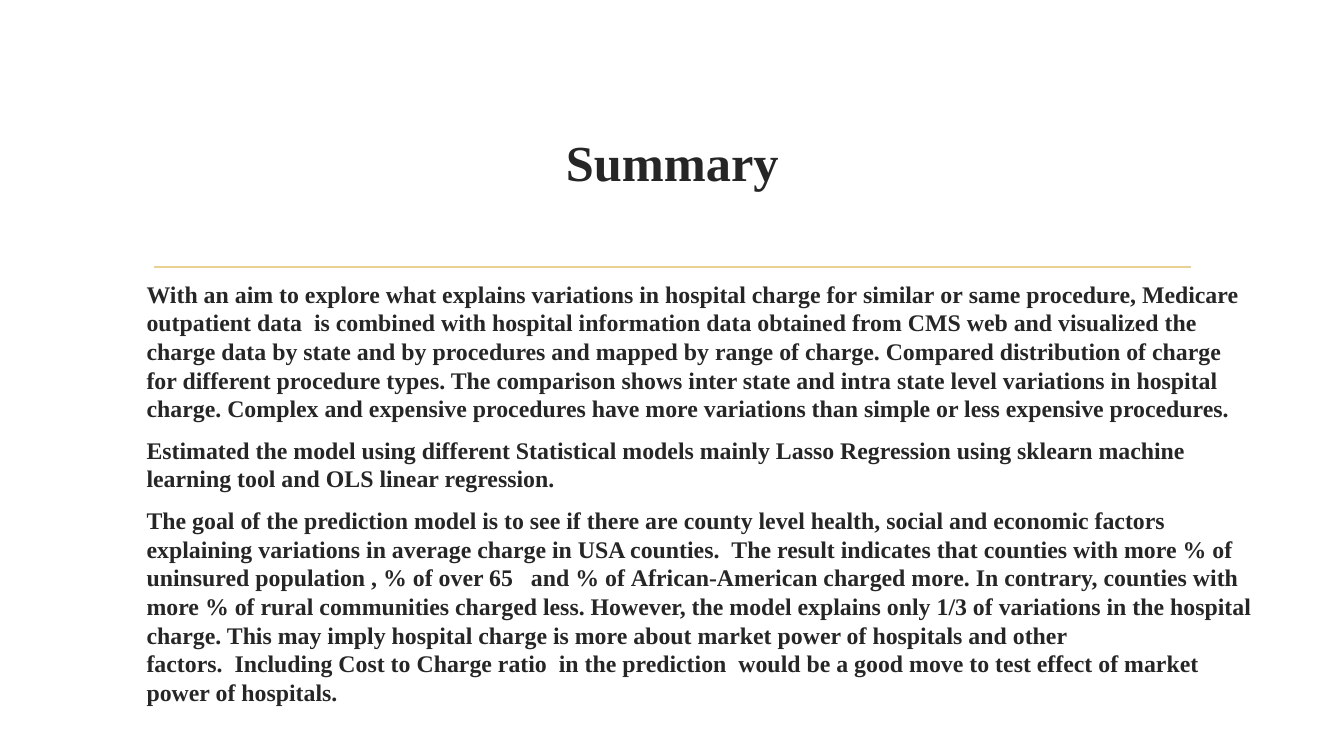
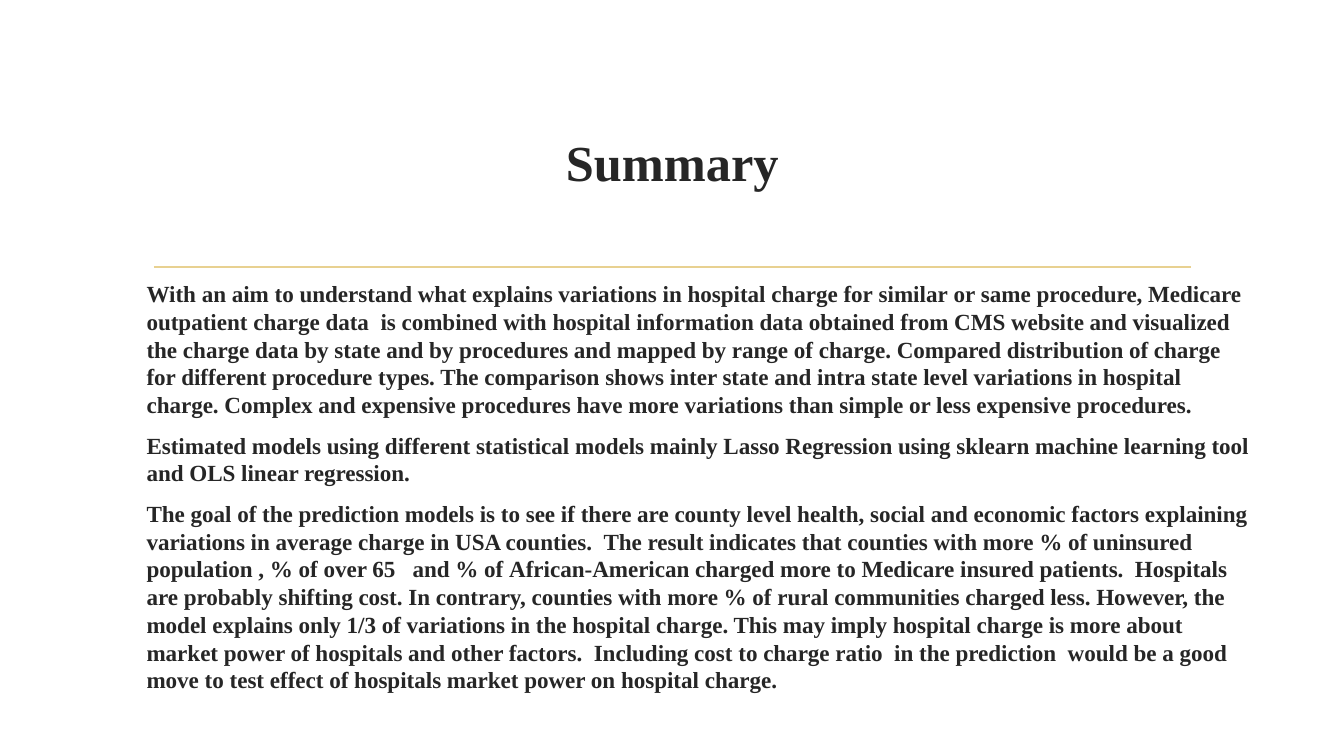
Before and after one commit to asidamo/Variations_In_Hospital_Charges_In_USA, a slide deck: slide 2 of Capstone Presentation.pptx. Drawn at 1344x756 pixels with LibreOffice and Linux fonts; fonts in the diff are those of the drawing; background and template pictures are left out. Boxes give left, top, right and bottom in pixels: in the first picture for what was removed or moved away, otherwise in the second. Text is boxed around its words. In the diff, an @@ line names an element or a change of style, - is before the commit and + after.

```diff
--- a/Capstone Presentation.pptx
+++ b/Capstone Presentation.pptx
@@ text at <box>147,285,1249,693</box>: text changed; size 17 to 16.5 pt @@
-With an aim to explore what explains variations in hospital charge for similar or same procedure, Medicare outpatient data is combined with hospital information data obtained from CMS web and visualized the charge data by state and by procedures and mapped by range of charge. Compared distribution of charge for different procedure types. The comparison shows inter state and intra state level variations in hospital charge. Complex and expensive procedures have more variations than simple or less expensive procedures.
-Estimated the model using different Statistical models mainly Lasso Regression using sklearn machine learning tool and OLS linear regression.
-The goal of the prediction model is to see if there are county level health, social and economic factors explaining variations in average charge in USA counties. The result indicates that counties with more % of uninsured population , % of over 65 and % of African-American charged more. In contrary, counties with more % of rural communities charged less. However, the model explains only 1/3 of variations in the hospital charge. This may imply hospital charge is more about market power of hospitals and other factors. Including Cost to Charge ratio in the prediction would be a good move to test effect of market power of hospitals.
+With an aim to understand what explains variations in hospital charge for similar or same procedure, Medicare outpatient charge data is combined with hospital information data obtained from CMS website and visualized the charge data by state and by procedures and mapped by range of charge. Compared distribution of charge for different procedure types. The comparison shows inter state and intra state level variations in hospital charge. Complex and expensive procedures have more variations than simple or less expensive procedures.
+Estimated models using different statistical models mainly Lasso Regression using sklearn machine learning tool and OLS linear regression.
+The goal of the prediction models is to see if there are county level health, social and economic factors explaining variations in average charge in USA counties. The result indicates that counties with more % of uninsured population , % of over 65 and % of African-American charged more to Medicare insured patients. Hospitals are probably shifting cost. In contrary, counties with more % of rural communities charged less. However, the model explains only 1/3 of variations in the hospital charge. This may imply hospital charge is more about market power of hospitals and other factors. Including cost to charge ratio in the prediction would be a good move to test effect of hospitals market power on hospital charge.
```
Also in this commit, not shown: 5 other slides changed, 1 other file.
